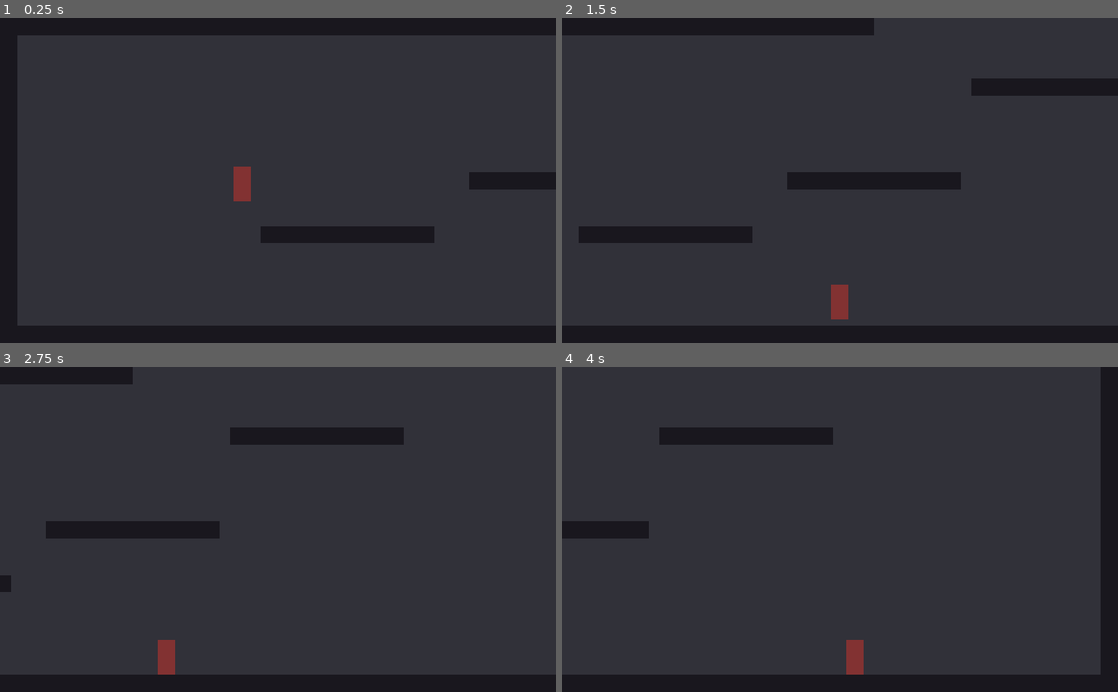
Above: before the commit, frames 1-4 (two rows, left to right).
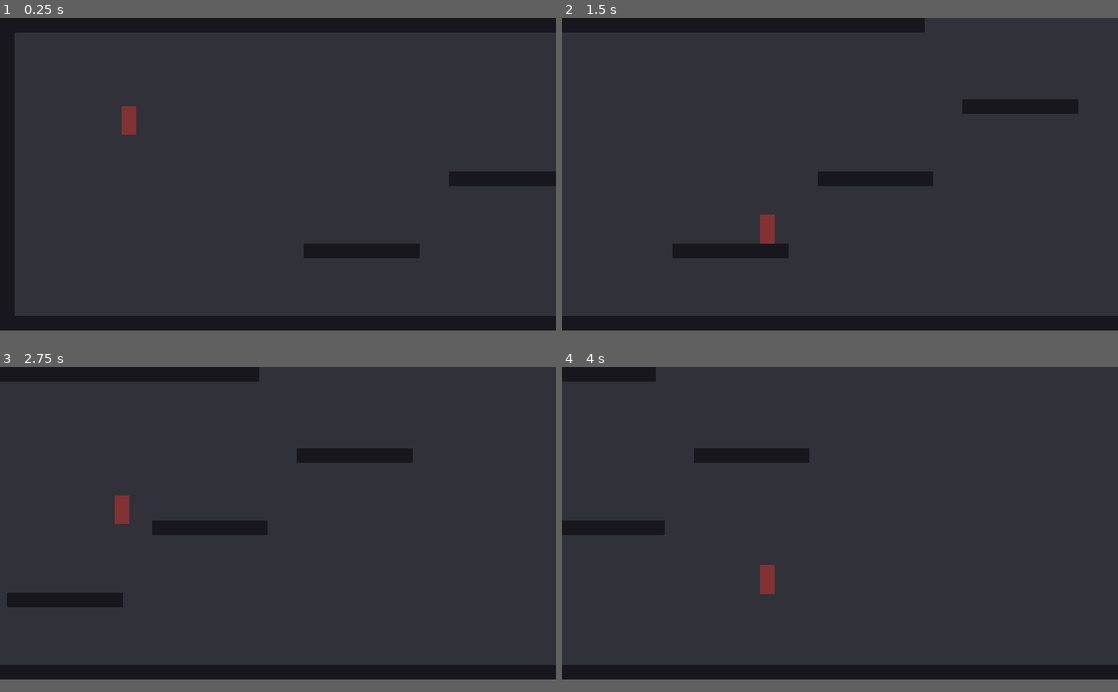
Above: after the commit, the same moments.

Repository: RubixDev/OutOfBounds
Game: Godot game, scene res://scenes/MainScene.tscn
Same seed, same stepped clock (60 frames per second), same inputs: the game is played once before the commit and once after it.
Inputs:
- Up to frame 1 (0.25 s): no input
- Up to frame 2 (1.5 s): hold Right (move_right) from 0.53 s (still down); tap Up (jump) at 0.6, 0.77, 1.07 s; tap Shift (go_oob) at 1.35 s
- Up to frame 3 (2.75 s): tap Up (jump) at 1.52, 1.55, 1.82, 2.1 s; release Right (move_right) at 2.03 s; hold Left (move_left) from 2.03 s (still down)
- Up to frame 4 (4 s): release Left (move_left) at 2.78 s; hold Right (move_right) from 2.78 s (still down); tap Shift (go_oob) at 2.85 s; tap Up (jump) at 3.02, 3.05, 3.32, 3.6, 3.77 s
In our replay, the window is 800x468 before the commit and 800x450 after it. These sizes can differ from the game's own. Grey fills any space a smaller window leaves; there, only what the larger window draws over its background counts as a difference.

The runs differ from the first frame. In frame 1, 7.6% of the frame differs, in the area x 2-100%, y 4-95%; in frame 2, 10%, in the area x 0-100%, y 0-95%; in frame 3, 9.9%; in frame 4, 9.9%.

Commit message:
Use 16:9 aspect and offset camera

Diff:
--- a/src/project.godot
+++ b/src/project.godot
@@ -10,14 +10,16 @@
 
 [application]
 
-config/name="Out Of Bounds"
+config/name="Out of Bounds"
 run/main_scene="res://scenes/MainScene.tscn"
 config/icon="res://sprites/icon.png"
 
 [display]
 
-window/size/test_width=512
-window/size/test_height=300
+window/size/width=1920
+window/size/height=1080
+window/size/test_width=1280
+window/size/test_height=720
 window/stretch/mode="2d"
 window/stretch/aspect="keep"
 
--- a/src/scenes/MainScene.tscn
+++ b/src/scenes/MainScene.tscn
@@ -6,45 +6,47 @@
 [node name="MainScene" type="Node2D"]
 
 [node name="Wall1" parent="." instance=ExtResource( 1 )]
-position = Vector2( 512, 0 )
-scale = Vector2( 16, 1 )
+position = Vector2( 960, 0 )
+scale = Vector2( 192, 10 )
 
 [node name="Wall2" parent="." instance=ExtResource( 1 )]
-position = Vector2( 1024, 600 )
-scale = Vector2( 32, 1 )
+position = Vector2( 1920, 1080 )
+scale = Vector2( 384, 10 )
 
 [node name="Wall3" parent="." instance=ExtResource( 1 )]
-position = Vector2( 0, 300 )
-scale = Vector2( 1, 10 )
+position = Vector2( 0, 540 )
+scale = Vector2( 10, 108 )
 
 [node name="Wall4" parent="." instance=ExtResource( 1 )]
-position = Vector2( 2048, 300 )
-scale = Vector2( 1, 10 )
+position = Vector2( 3840, 540 )
+scale = Vector2( 10, 108 )
 
-[node name="Wall5" parent="." instance=ExtResource( 1 )]
-position = Vector2( 640, 400 )
-scale = Vector2( 5, 0.5 )
+[node name="Platform1" parent="." instance=ExtResource( 1 )]
+position = Vector2( 1250, 805 )
+scale = Vector2( 40, 5 )
 
-[node name="Wall6" parent="." instance=ExtResource( 1 )]
-position = Vector2( 1363, 128 )
-scale = Vector2( 5, 0.5 )
+[node name="Platform2" parent="." instance=ExtResource( 1 )]
+position = Vector2( 1750, 555 )
+scale = Vector2( 40, 5 )
 
-[node name="Wall7" parent="." instance=ExtResource( 1 )]
-position = Vector2( 1024, 301 )
-scale = Vector2( 5, 0.5 )
+[node name="Platform3" parent="." instance=ExtResource( 1 )]
+position = Vector2( 2250, 305 )
+scale = Vector2( 40, 5 )
 
 [node name="RigidBody2D" parent="." instance=ExtResource( 3 )]
 position = Vector2( 446, 246 )
 
 [node name="Camera" type="Camera2D" parent="RigidBody2D"]
+offset = Vector2( 250, 0 )
 current = true
 limit_left = 0
 limit_top = 0
-limit_right = 2048
-limit_bottom = 600
+limit_right = 3840
+limit_bottom = 1080
 drag_margin_h_enabled = true
+drag_margin_v_enabled = true
 smoothing_speed = 15.0
-drag_margin_left = 0.4
+drag_margin_left = 0.3
 drag_margin_top = 0.6
 drag_margin_right = 0.0
 drag_margin_bottom = 0.6
--- a/src/scenes/Player.tscn
+++ b/src/scenes/Player.tscn
@@ -8,17 +8,17 @@
 
 [sub_resource type="GradientTexture" id=3]
 gradient = SubResource( 2 )
-width = 64
+width = 50
 
 [sub_resource type="CapsuleShape2D" id=1]
-radius = 16.0
-height = 32.0
+radius = 25.0
+height = 50.0
 
 [node name="PlayerKinematikBody" type="KinematicBody2D"]
 script = ExtResource( 1 )
 
 [node name="Sprite" type="Sprite" parent="."]
-scale = Vector2( 0.5, 64 )
+scale = Vector2( 1, 100 )
 texture = SubResource( 3 )
 region_rect = Rect2( 0, 0, 20, 20 )
 
--- a/src/scenes/Wall.tscn
+++ b/src/scenes/Wall.tscn
@@ -6,15 +6,15 @@
 
 [sub_resource type="GradientTexture" id=3]
 gradient = SubResource( 2 )
-width = 64
+width = 10
 
 [sub_resource type="RectangleShape2D" id=1]
-extents = Vector2( 32, 32 )
+extents = Vector2( 5, 5 )
 
 [node name="StaticBody2D" type="StaticBody2D"]
 
 [node name="Sprite" type="Sprite" parent="."]
-scale = Vector2( 1, 64 )
+scale = Vector2( 1, 10 )
 texture = SubResource( 3 )
 
 [node name="CollisionShape2D" type="CollisionShape2D" parent="."]
--- a/src/scripts/Player.gd
+++ b/src/scripts/Player.gd
@@ -1,37 +1,47 @@
 extends KinematicBody2D
 
 onready var collider: CollisionShape2D = get_node('Collider')
+onready var camera: Camera2D = get_node('Camera')
 # onready var sprite: Sprite = get_node('Sprite')
-onready var camera: Camera2D = get_node('Camera')
 
-var maxVelocity = 600
-var acceleration = 50
-var gravity = 30
-var jumpVelocity = 850
-var groundFriction = 70
-var airFriction = 12
+const CAMERA_WIDTH = 1920
+const CAMERA_HEIGHT = 1080
+const CAMERA_HALF_WIDTH = CAMERA_WIDTH / 2
+const CAMERA_HALF_HEIGHT = CAMERA_HEIGHT / 2
 
-var friction = groundFriction
+const MAX_VELOCITY = CAMERA_HEIGHT
+const ACCELERATION = CAMERA_HEIGHT / 12
+const GRAVITY = CAMERA_HEIGHT / 20
+const JUMP_VELOCITY = CAMERA_HEIGHT * 1.4
+const GROUND_FRICTION = ACCELERATION * 1.5
+const AIR_FRICTION = ACCELERATION / 5
+
+var friction = GROUND_FRICTION
 var velocity = Vector2()
+
+
+func _ready():
+	camera.limit_left -= int(camera.offset.x)
+	camera.limit_right -= int(camera.offset.x)
 
 
 func _physics_process(_delta):
 	# Movement
-	if Input.is_action_pressed('move_left') && velocity.x >= -maxVelocity:
-		velocity.x -= acceleration
+	if Input.is_action_pressed('move_left') && velocity.x >= -MAX_VELOCITY:
+		velocity.x -= ACCELERATION
 		# sprite.flip_h = true
-	if Input.is_action_pressed('move_right') && velocity.x <= maxVelocity:
-		velocity.x += acceleration
+	if Input.is_action_pressed('move_right') && velocity.x <= MAX_VELOCITY:
+		velocity.x += ACCELERATION
 		# sprite.flip_h = false
 	if Input.is_action_just_pressed('jump') && is_on_floor():
-		velocity.y -= jumpVelocity
+		velocity.y -= JUMP_VELOCITY
 
 	# Friction
 	if !Input.is_action_pressed('move_left') && !Input.is_action_pressed('move_right'):
 		if is_on_floor():
-			friction = groundFriction
+			friction = GROUND_FRICTION
 		else:
-			friction = airFriction
+			friction = AIR_FRICTION
 
 		if velocity.x > friction:
 			velocity.x -= friction
@@ -41,7 +51,7 @@
 			velocity.x = 0
 
 	# Gravity
-	velocity.y += gravity
+	velocity.y += GRAVITY
 
 	# OOB
 	if Input.is_action_just_pressed('go_oob'):
@@ -51,13 +61,13 @@
 
 	# Death outside camera area
 	var cameraCenter = camera.get_camera_screen_center()
-	if self.position.y > cameraCenter.y + 300:
+	if self.position.y > cameraCenter.y + CAMERA_HALF_HEIGHT:
 		reload_scene()
-	elif self.position.y < cameraCenter.y - 300:
+	elif self.position.y < cameraCenter.y - CAMERA_HALF_HEIGHT:
 		reload_scene()
-	elif self.position.x > cameraCenter.x + 512:
+	elif self.position.x > cameraCenter.x + CAMERA_HALF_WIDTH:
 		reload_scene()
-	elif self.position.x < cameraCenter.x - 512:
+	elif self.position.x < cameraCenter.x - CAMERA_HALF_WIDTH:
 		reload_scene()
 
 	velocity = move_and_slide(velocity, Vector2.UP, true)
